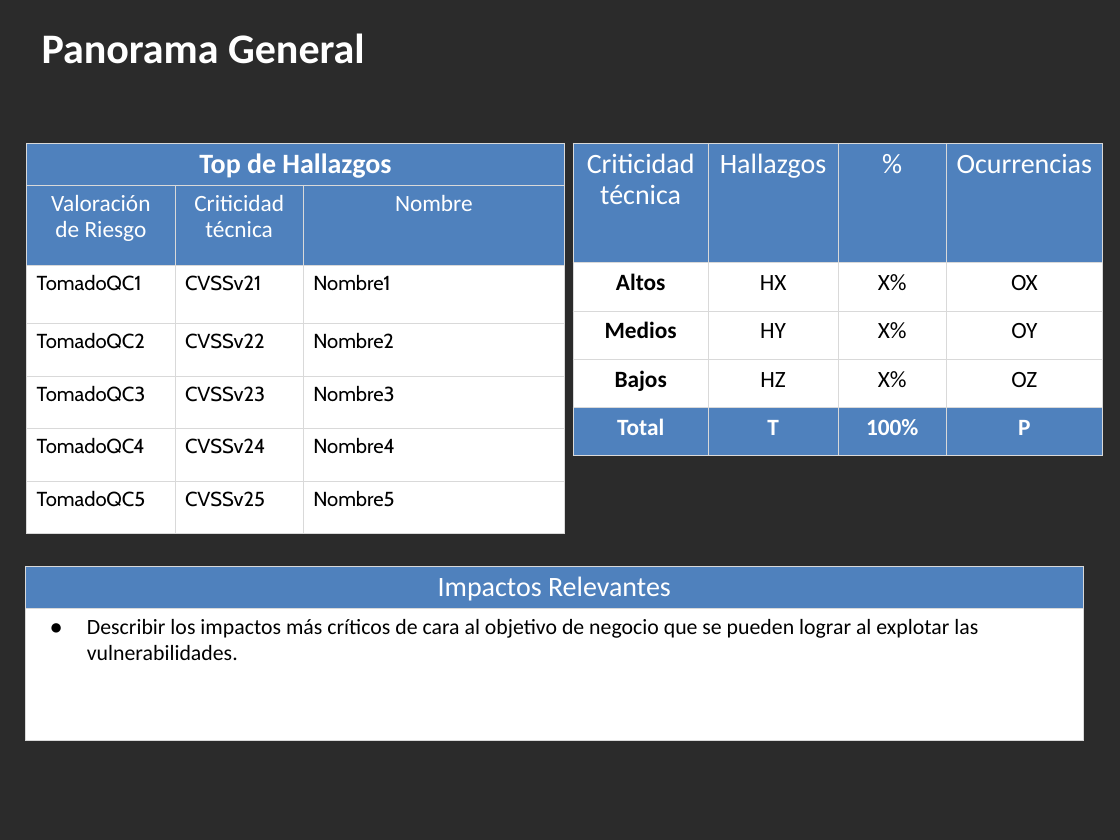
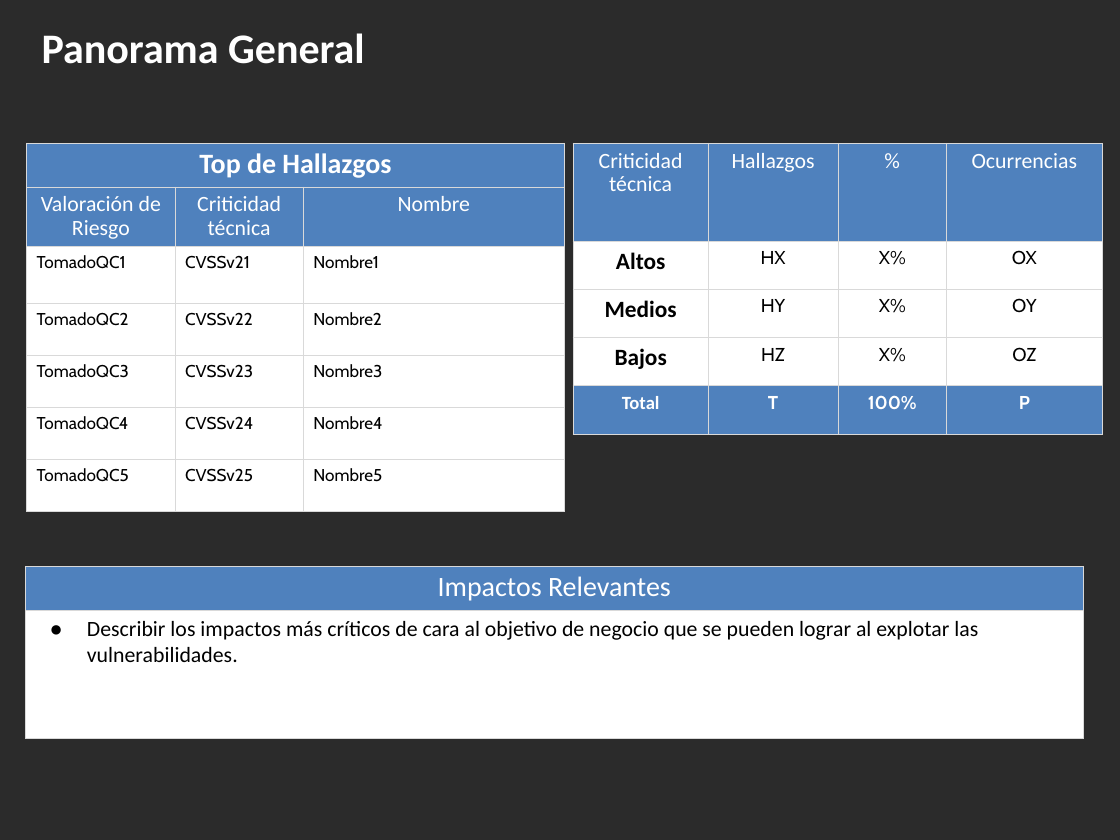
Before and after one commit to tom-vanbraband-sonarsource/integrates, a slide deck: slide 1 of app/autodoc/templates/bancolombia.pptx. Drawn at 1120x840 pixels with LibreOffice and Linux fonts; fonts in the diff are those of the drawing; background and template pictures are left out; a plain dark background stands for a picture behind light text. Boxes give left, top, right and bottom in pixels: in the first picture for what was removed or moved away, otherwise in the second. Text is boxed around its words. In the diff, an @@ line names an element or a change of style, - is before the commit and + after.

```diff
--- a/app/autodoc/templates/bancolombia.pptx
+++ b/app/autodoc/templates/bancolombia.pptx
@@ table at bbox=[27, 143, 564, 532] @@
@@ size 15 to 14 pt in "Valoración de Riesgo", "Criticidad técnica", "Nombre" @@
@@ size 13 to 11 pt in "TomadoQC1", "CVSSv21", "Nombre1", "TomadoQC2" and 11 more places @@
@@ table at bbox=[573, 143, 1103, 456] @@
@@ size 18 to 14 pt in "Criticidad técnica", "Hallazgos", "%", "Ocurrencias" @@
@@ size 15 to 12 pt in "HX", "X%", "OX", "HY" and 9 more places @@
@@ font Calibri to Cabin in "HX", "X%", "OX", "HY" and 8 more places @@
```
Also in this commit, not shown: 29 other files.
